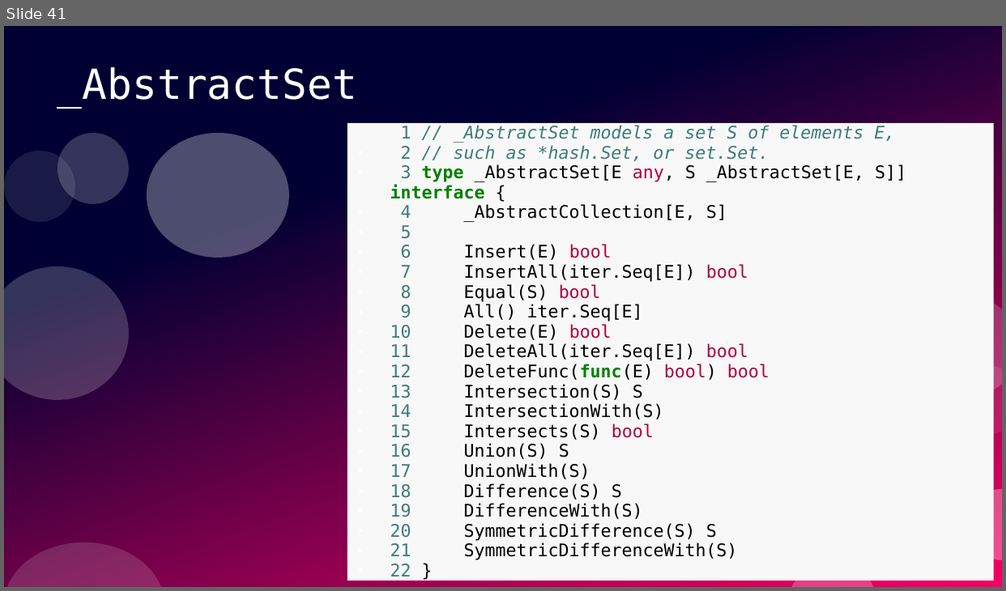
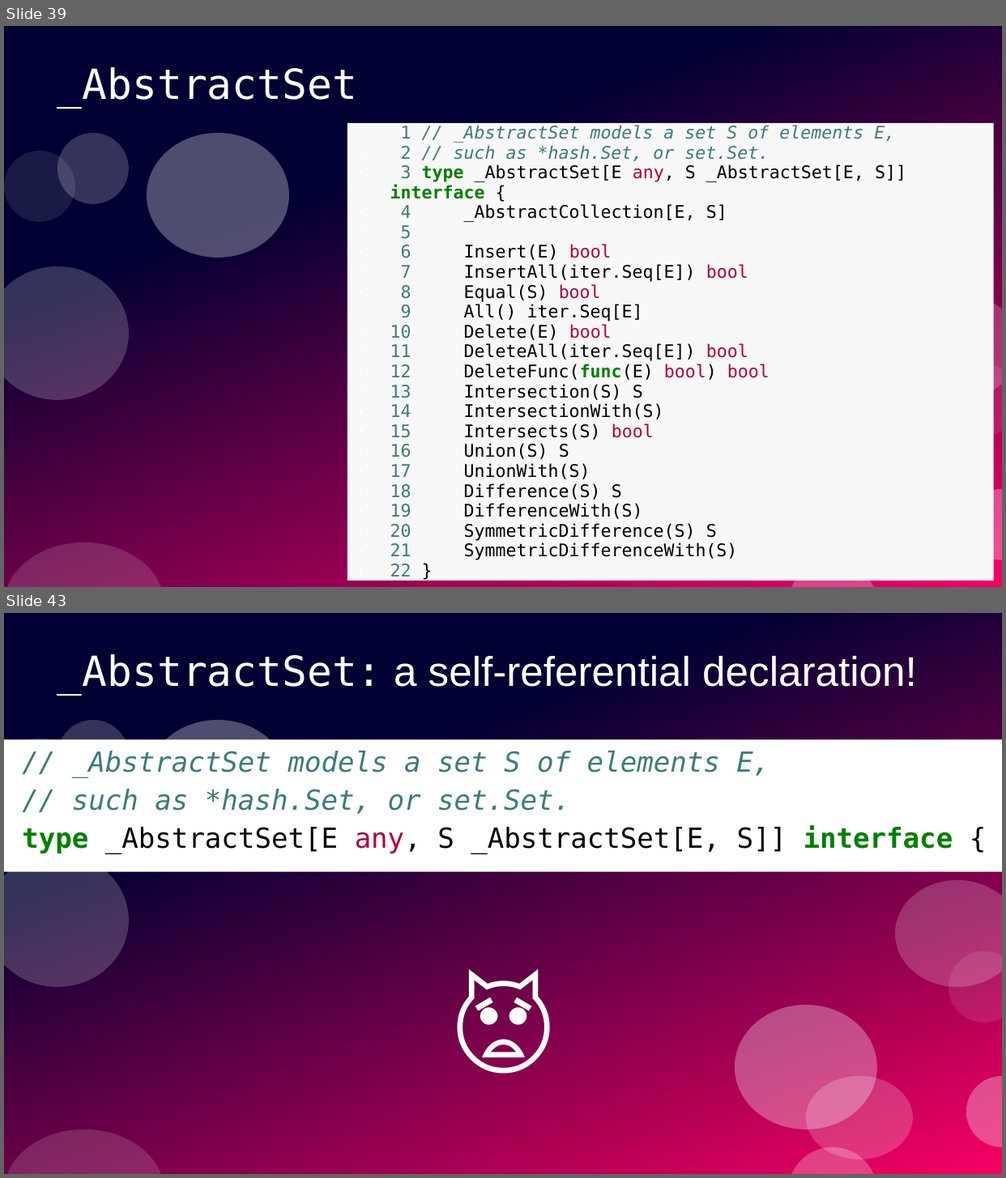
Before and after one commit to ramalho/sets-in-go, a slide deck: sets-in-go.odp. Shown one above the other, each under a label of ours: slide 41 before the commit, slides 39 and 43 after it; the slides between them are not shown. The pictures are 1006x591 and 1006x1178 pixels, drawn with LibreOffice and Linux fonts; fonts in the diff are those of the drawing. Boxes give left, top, right and bottom in pixels: in the first picture for what was removed or moved away, otherwise in the second. Text is boxed around its words. In the diff, an @@ line names an element or a change of style, - is before the commit and + after.

```diff
--- a/sets-in-go.odp
+++ b/sets-in-go.odp
@@ slide 43 added at [4,613,1002,1174], background #FFFFFF; not listed: 10 template elements that a slide beside it also shows @@
@@ title added at [57,654,917,695], 33 pt, text #FFFFFF @@
+_AbstractSet: a self-referential declaration!
@@ text added at [4,740,1002,872], fill #FFFFFF, 22 pt, text #3D7B7B, italic @@
+// _AbstractSet models a set S of elements E,
+// such as *hash.Set, or set.Set.
+type _AbstractSet[E any, S _AbstractSet[E, S]] interface {
@@ text added at [37,922,970,1130], 88 pt, text #FFFFFF @@
+🙀
@@ ellipse added at [735,1005,877,1130], fill #FFFFFF at 30% opacity @@
@@ ellipse added at [807,1076,913,1160], fill #FFFFFF at 20% opacity @@
@@ what was slide 41 is now slide 39 @@
```
Also in this commit, not shown: 4 slides changed, 6 other slides added, 1 other file.
